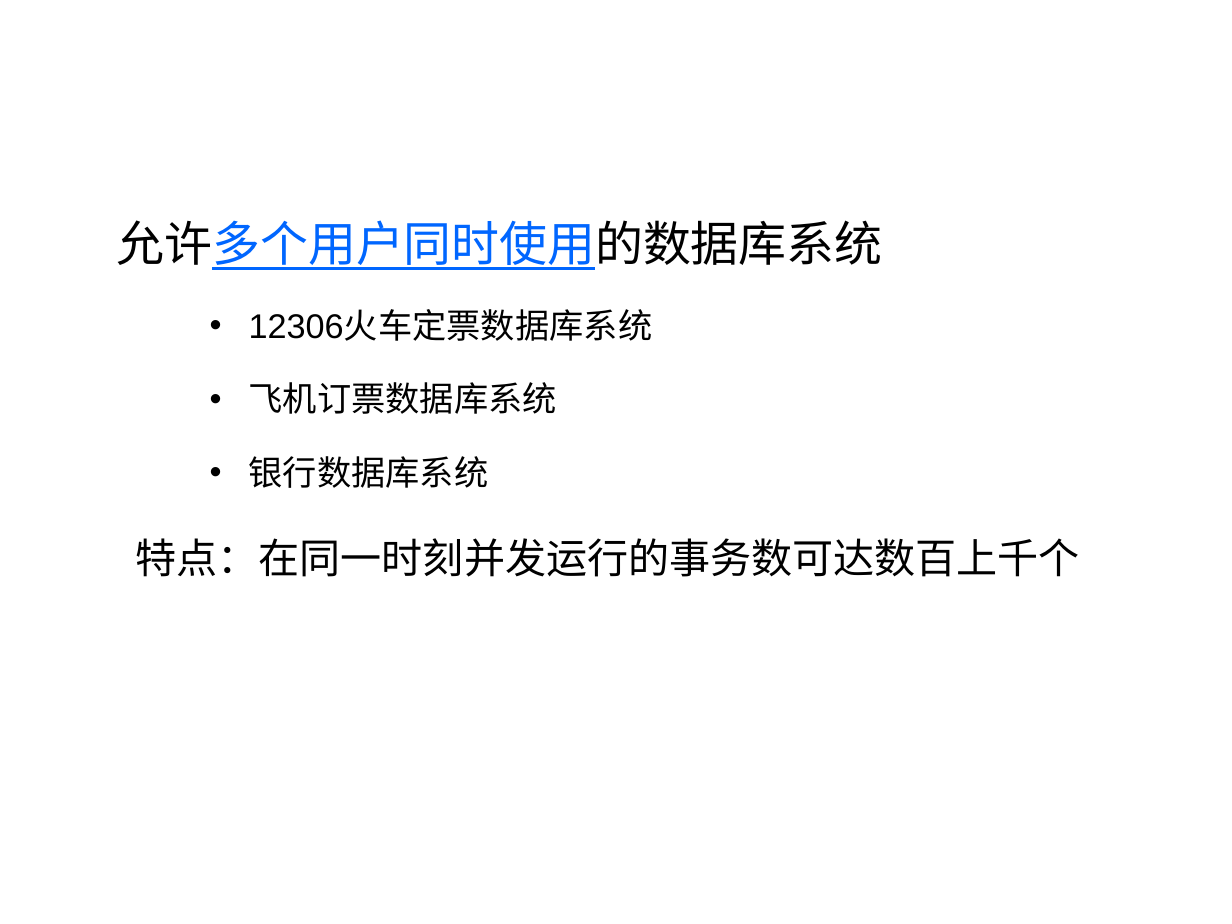
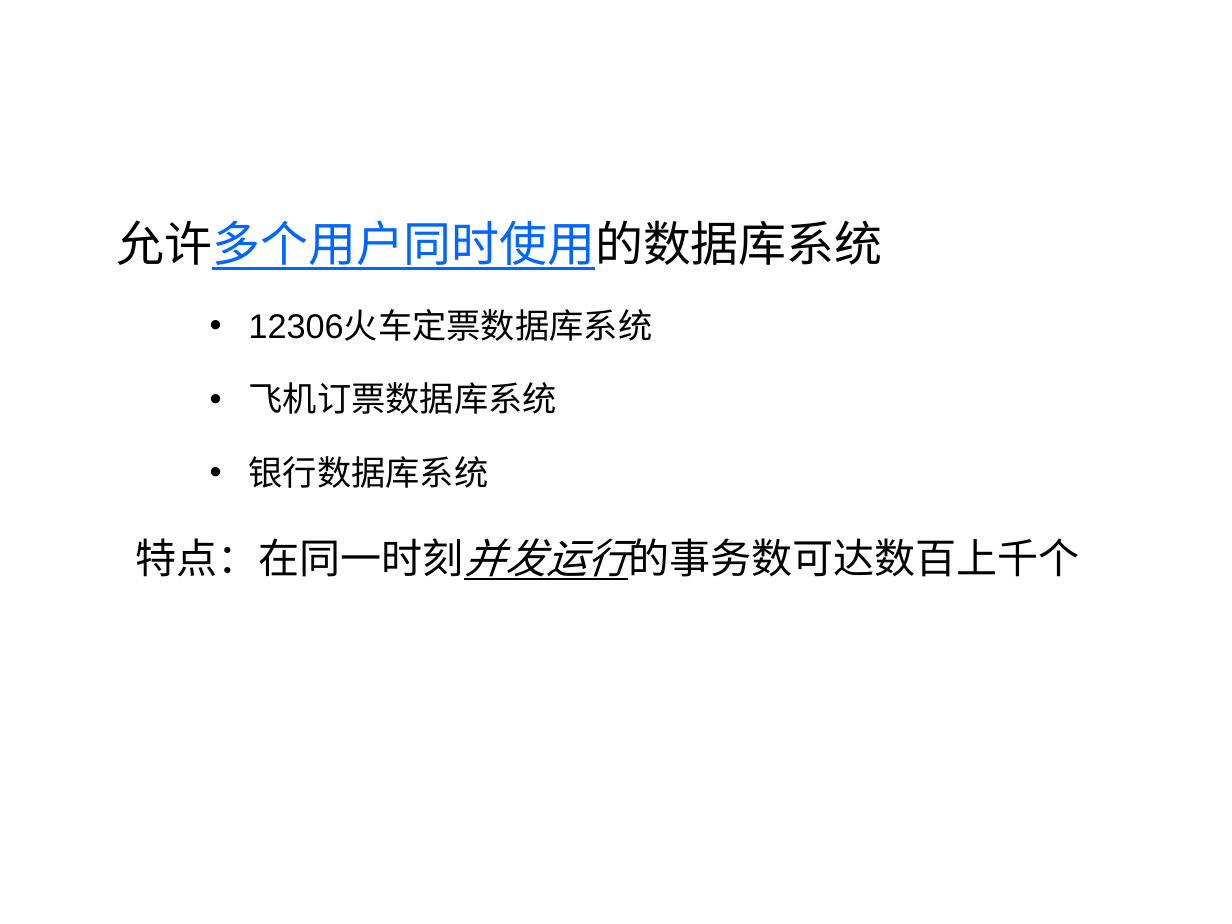
Before and after one commit to HBU/DataBase, a slide deck: slide 2 of PPT/PPT2020/DB第11章.pptx. Drawn at 1232x924 pixels with LibreOffice and Linux fonts; fonts in the diff are those of the drawing; background and template pictures are left out. Boxes give left, top, right and bottom in pixels: in the first picture for what was removed or moved away, otherwise in the second. Text is boxed around its words. In the diff, an @@ line names an element or a change of style, - is before the commit and + after.

```diff
--- a/PPT/PPT2020/DB第11章.pptx
+++ b/PPT/PPT2020/DB第11章.pptx
@@ text at [136, 538, 1080, 580]: italic on, underline on in "特点：在同一时刻并发运行的事务数可达数百上千个" @@
```
Also in this commit, not shown: 1 other slide changed, 16 other files.
